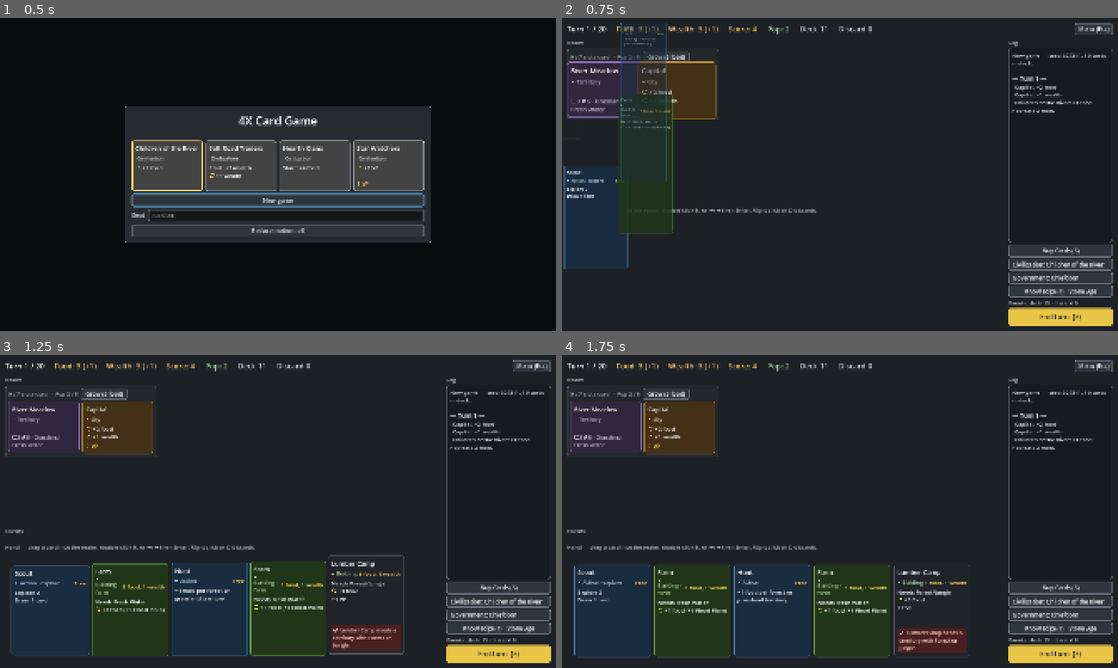
Above: before the commit, frames 1-4 (two rows, left to right).
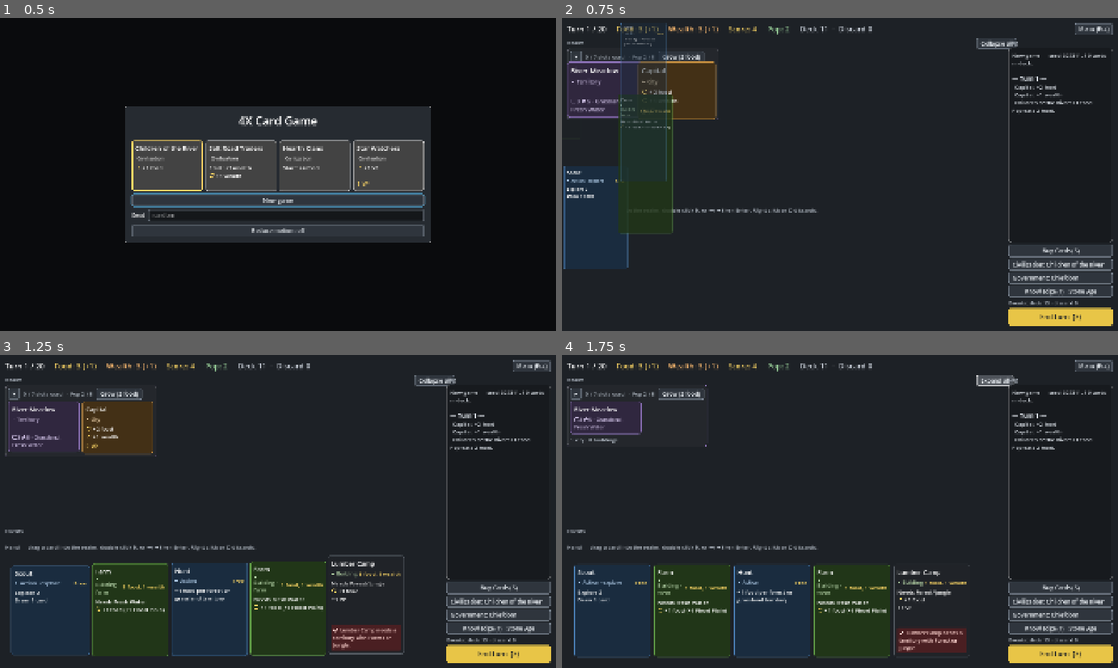
Above: after the commit, the same moments.

Repository: r888888888/4x-card-game
Game: Godot game, scene res://ui/main.tscn
Two runs of this game, one before a commit and one after it. Both use one fixed random seed, a clock stepped at 60 frames per second and the inputs below.
Inputs (mouse positions are in pixels of both pictures, inside the frame that each line leads up to):
- Up to frame 1 (0.5 s): no input
- Up to frame 2 (0.75 s): click "New game" at 0.5 s
- Up to frame 3 (1.25 s): no input
- Up to frame 4 (1.75 s): click (995, 380) at 1.25 s, where only the run after the commit has a clickable "Collapse all"

Frame 1 is identical in both runs. In frame 2, 0.4% of the frame differs, in the area x 1-82%, y 6-14%; in frame 3, 0.4%; in frame 4, 3.4%, in the area x 0-82%, y 6-33%.

Commit message:
087: collapse territory groups to a compact territory card and a summary
Co-Authored-By: Claude Opus 5.5 <noreply@anthropic.com>

Diff:
--- a/engine/game_engine.gd
+++ b/engine/game_engine.gd
@@ -360,6 +360,12 @@
 	return Territories.groups(self)
 
 
+## What is built on settled territory uid, for a collapsed group's summary: {cities, buildings, idle}, or {} when
+## uid isn't a territory in the tableau.
+func territory_summary(uid: int) -> Dictionary:
+	return Territories.summary(self, uid)
+
+
 ## Cards that must still be discarded before the turn can end (0 when none is pending).
 func discard_needed() -> int:
 	return state.discard_left
--- a/engine/territories.gd
+++ b/engine/territories.gd
@@ -92,6 +92,19 @@
 	return e.zone("tableau").find(card.territory_uid)
 
 
+## What is built on settled territory uid: {cities, buildings, idle}, or {} when uid isn't a territory in the tableau.
+static func summary(e: GameEngine, uid: int) -> Dictionary:
+	var territory := e.zone("tableau").find(uid)
+	if territory == null or territory.def.type != CardDef.TERRITORY:
+		return {}
+	var cities := 0
+	for card in e.zone("tableau").cards:
+		if card.def.type == CardDef.CITY and card.territory_uid == uid:
+			cities += 1
+	var buildings := buildings_on(e, uid)
+	return {"cities": cities, "buildings": buildings.size(), "idle": buildings.filter(func(b): return e.is_idle(b.uid)).size()}
+
+
 static func groups(e: GameEngine) -> Array[Dictionary]:
 	var members := {}  # territory uid or -1 -> Array[int]
 	for card in e.zone("tableau").cards:
--- a/ui/card_view.gd
+++ b/ui/card_view.gd
@@ -247,6 +247,11 @@
 
 ## The size of the slot this card rests in: its nominal size, plus the lift room above a hand card. A card whose
 ## text needs more room grows its slot once it is at rest.
+## Whether the card is shown at its compact size (a frontier territory, a known tech, a collapsed territory).
+func is_compact() -> bool:
+	return _target_size == COMPACT_SIZE
+
+
 func slot_size() -> Vector2:
 	return _motion.slot_size()
 
--- a/ui/drag_controller.gd
+++ b/ui/drag_controller.gd
@@ -111,6 +111,7 @@
 func _light_targets(uid: int, clickable: bool) -> void:
 	lit = Game.engine.valid_targets(uid)
 	for target in lit:
+		_board.tableau.reveal(target)  # a lit card in a collapsed group must be visible (087)
 		_board.tableau.set_lit(target, true)
 		var view: CardView = _board.views.get(target)
 		if view != null:
--- a/ui/main.gd
+++ b/ui/main.gd
@@ -35,6 +35,7 @@
 var _events_section: Control  # the active events' heading and row, hidden when the config has no event deck (068)
 var _events_row: HBoxContainer  # the active events, in draw order
 var _side: SidePanel
+var _collapse_all: Button  # on the Realm heading: collapses or expands every territory group (087)
 var _play_area: VBoxContainer  # the sections, top to bottom: Realm, Frontier, Known, Events, Hand
 var _game_over: GameOverOverlay
 var _outcome := {}  # the last card_played outcome, animated by the next _refresh
@@ -83,6 +84,7 @@
 	_side.clear_log()
 	supply.close()
 	_reset_views()
+	tableau.reset()
 	Game.new_game(seed_value, civ_id)
 	_menu.set_game(seed_value, _civilization_name())
 
@@ -326,6 +328,7 @@
 		if _place(hand_cards[i], hand, i, 0.0 if UIKit.calm() else dealt * Anim.DEAL_STAGGER):
 			dealt += 1
 	tableau.refresh(e, func(card: CardInstance, row: Container, index: int): _place(card, row, index, 0.0))
+	_refresh_collapse_all()
 	for zone_name in rows:
 		var cards := e.zone(zone_name).cards
 		for i in cards.size():
@@ -348,13 +351,20 @@
 	_game_over.refresh(e)
 
 
+## The Collapse all button: shown with a territory group, and says Expand all once every group is collapsed.
+func _refresh_collapse_all() -> void:
+	_collapse_all.visible = Game.engine.territory_groups().any(func(g): return tableau.has_toggle(g.territory))
+	_collapse_all.text = "Expand all" if tableau.all_collapsed() else "Collapse all"
+
+
 ## Makes sure card has a view resting in (or flying to) a slot at index in container.
 ## Returns true if the card was newly dealt into the hand.
 func _place(card: CardInstance, container: Container, index: int, delay: float) -> bool:
 	var e := Game.engine
 	var in_hand := container == hand
 	var error := e.playable_error(card.uid) if in_hand else ""
-	var compact := container == _events_row or _row_sections.values().any(func(s): return s.get_meta("row") == container)
+	var compact := container == _events_row or _row_sections.values().any(func(s): return s.get_meta("row") == container) \
+		or (card.def.type == CardDef.TERRITORY and tableau.is_collapsed(card.uid))  # a collapsed group's territory (087)
 	var view: CardView = views.get(card.uid)
 	if view == null:
 		view = CardView.new()
@@ -382,6 +392,9 @@
 		_free_slot(old_slot)
 		return false
 	container.move_child(view.slot, index)
+	if view.is_compact() != compact:  # a territory whose group was collapsed or expanded
+		view.setup(card, e.card_db, in_hand, error, compact)
+		view.slot.custom_minimum_size = view.slot_size()
 	if in_hand:
 		view.set_play_error(error)
 	else:
@@ -500,7 +513,13 @@
 	var realm_section := UIKit.section(_play_area, "Realm")
 	realm_section.size_flags_vertical = Control.SIZE_EXPAND_FILL
 	tableau = TableauView.new()
+	tableau.collapse_changed.connect(_refresh)
 	realm_section.add_child(tableau)
+	# Collapse all / Expand all (087), at the right end of the Realm heading so it takes no extra row.
+	_collapse_all = UIKit.button("Collapse all", func(): tableau.set_all_collapsed(not tableau.all_collapsed()))
+	_collapse_all.tooltip_text = "Show each territory as its territory card and a summary of what's built on it."
+	_collapse_all.set_anchors_and_offsets_preset(Control.PRESET_CENTER_RIGHT, Control.PRESET_MODE_MINSIZE)
+	realm_section.get_child(0).add_child(_collapse_all)
 	_row_sections.frontier = UIKit.card_row_section(_play_area, "Frontier",
 		"Territories discovered, not yet settled. Play a city card on one to settle it.")
 	frontier = _row_sections.frontier.get_meta("row")
--- a/ui/tableau_view.gd
+++ b/ui/tableau_view.gd
@@ -2,6 +2,10 @@
 extends ScrollContainer
 ## The tableau: one framed group per territory (slot count, pop and a Grow button over a row of card slots), then
 ## the ghost, the outline of the slot a dragged building or city will land in. The scroll box is the drop zone.
+## A territory group can be collapsed to its territory card and a one-line summary of what's built on it (087).
+
+## A group was collapsed or expanded: the board refreshes so the territory card switches size.
+signal collapse_changed
 
 const GROUP_GAP := 16  # between territory groups
 const GROUP_PADDING := 11  # inside a territory group's frame
@@ -9,6 +13,7 @@
 var ghost: Panel
 var _flow: HFlowContainer  # holds one group per territory, then the ghost
 var _groups := {}  # territory uid (-1 for cards with no territory) -> TerritoryGroup
+var _collapsed := {}  # territory uid -> true while its group is collapsed; cleared by reset (a new game)
 
 
 ## The framed box for one territory: a slot count and Grow button, then a row of card slots.
@@ -18,6 +23,8 @@
 	var style: StyleBoxFlat
 	var label: Label
 	var grow_button: Button
+	var toggle: Button  # ▾ / ▸: collapse or expand the group (none for the no-territory group)
+	var summary: Label  # "1 city · 3 buildings (1 idle)", shown while collapsed
 	var row: HFlowContainer  # wraps; _fit_rows keeps it no wider than the tableau (078)
 
 	func set_lit(on: bool) -> void:
@@ -65,6 +72,7 @@
 		for j in groups[i].cards.size():
 			place.call(tableau.find(groups[i].cards[j]), group.row, j)
 		group.uid = key
+		group.toggle.visible = key != -1
 		group.label.visible = key != -1
 		group.grow_button.visible = key != -1 and e.population_on()
 		if group.grow_button.visible:
@@ -83,8 +91,96 @@
 			_groups[key].frame.queue_free()
 			_flow.remove_child(_groups[key].frame)
 			_groups.erase(key)
+			_collapsed.erase(key)
 	_flow.move_child(ghost, -1)
+	for key in _groups:
+		_apply_collapse(_groups[key])
 	_fit_rows()
+
+
+## Forgets which groups were collapsed (a new game starts with every group expanded). Emits nothing: the new
+## game's refresh lays the groups out.
+func reset() -> void:
+	_collapsed.clear()
+	for key in _groups:
+		_apply_collapse(_groups[key])
+
+
+## Collapses (on) or expands territory uid's group.
+func set_collapsed(uid: int, on: bool) -> void:
+	on = on and has_toggle(uid)
+	if on == is_collapsed(uid):
+		return
+	if on:
+		_collapsed[uid] = true
+	else:
+		_collapsed.erase(uid)
+	_apply_collapse(_groups[uid])
+	_fit_rows()
+	collapse_changed.emit()
+
+
+func is_collapsed(uid: int) -> bool:
+	return _collapsed.has(uid)
+
+
+## Collapses (on) or expands every territory group.
+func set_all_collapsed(on: bool) -> void:
+	for key in _groups:
+		set_collapsed(key, on)
+
+
+## Whether every territory group is collapsed (false with none).
+func all_collapsed() -> bool:
+	var territories := _groups.keys().filter(func(k): return k != -1)
+	return not territories.is_empty() and territories.all(func(k): return _collapsed.has(k))
+
+
+## Whether territory uid's group has a collapse toggle (every group but the no-territory one).
+func has_toggle(uid: int) -> bool:
+	return uid != -1 and _groups.has(uid)
+
+
+## The collapsed summary of territory uid's group, or "" while it is expanded.
+func group_summary(uid: int) -> String:
+	return _groups[uid].summary.text if _groups.has(uid) and _groups[uid].summary.visible else ""
+
+
+## The framed box of territory uid's group, or null.
+func group_frame(uid: int) -> Control:
+	return _groups[uid].frame if _groups.has(uid) else null
+
+
+## Expands the group holding tableau card uid, so a lit target inside it can be seen and reached. A territory
+## card is shown even when collapsed, so lighting a territory (a building's target) leaves its group as it is.
+func reveal(uid: int) -> void:
+	for group in Game.engine.territory_groups():
+		if group.cards.has(uid) and group.territory != uid:
+			set_collapsed(group.territory, false)
+
+
+## Shows or hides a group's cards after the territory card (the row's first slot), its summary and its toggle arrow.
+func _apply_collapse(group: TerritoryGroup) -> void:
+	var on := _collapsed.has(group.uid)
+	var slots := group.row.get_children().filter(func(c): return c != ghost)
+	for i in slots.size():
+		slots[i].visible = i == 0 or not on
+	group.toggle.text = "▸" if on else "▾"
+	group.toggle.tooltip_text = "Show the cards on this territory." if on else "Hide the cards on this territory."
+	group.summary.visible = on
+	if on:
+		group.summary.text = _summary_text(Game.engine.territory_summary(group.uid))
+
+
+static func _summary_text(summary: Dictionary) -> String:
+	if summary.is_empty():
+		return ""
+	var cities: int = summary.cities
+	var buildings: int = summary.buildings
+	var text := "%d %s · %d building%s" % [cities, "city" if cities == 1 else "cities", buildings, "" if buildings == 1 else "s"]
+	if summary.idle > 0:
+		text += " (%d idle)" % summary.idle
+	return text
 
 
 ## Lights up (or dims) the group of territory uid, if it has one.
@@ -149,6 +245,8 @@
 	var header := HBoxContainer.new()
 	header.add_theme_constant_override("separation", 12)
 	box.add_child(header)
+	group.toggle = UIKit.button("▾", func(): set_collapsed(group.uid, not is_collapsed(group.uid)))
+	header.add_child(group.toggle)
 	group.label = UIKit.heading("")
 	header.add_child(group.label)
 	group.grow_button = UIKit.button("", func(): Game.engine.grow(group.uid))
@@ -158,5 +256,8 @@
 	group.row.add_theme_constant_override("h_separation", UIKit.CARD_GAP)
 	group.row.add_theme_constant_override("v_separation", UIKit.CARD_GAP)
 	box.add_child(group.row)
+	group.summary = UIKit.heading("")
+	group.summary.hide()
+	box.add_child(group.summary)
 	_flow.add_child(group.frame)
 	return group
Not shown, changed: docs/backlog/087-collapse-territories.md
